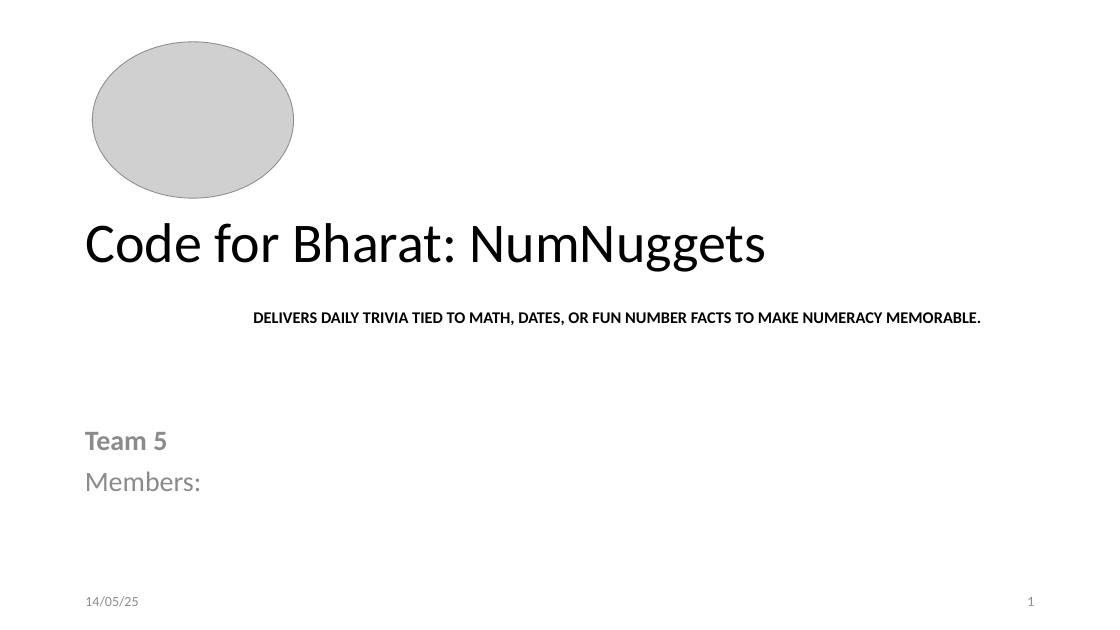
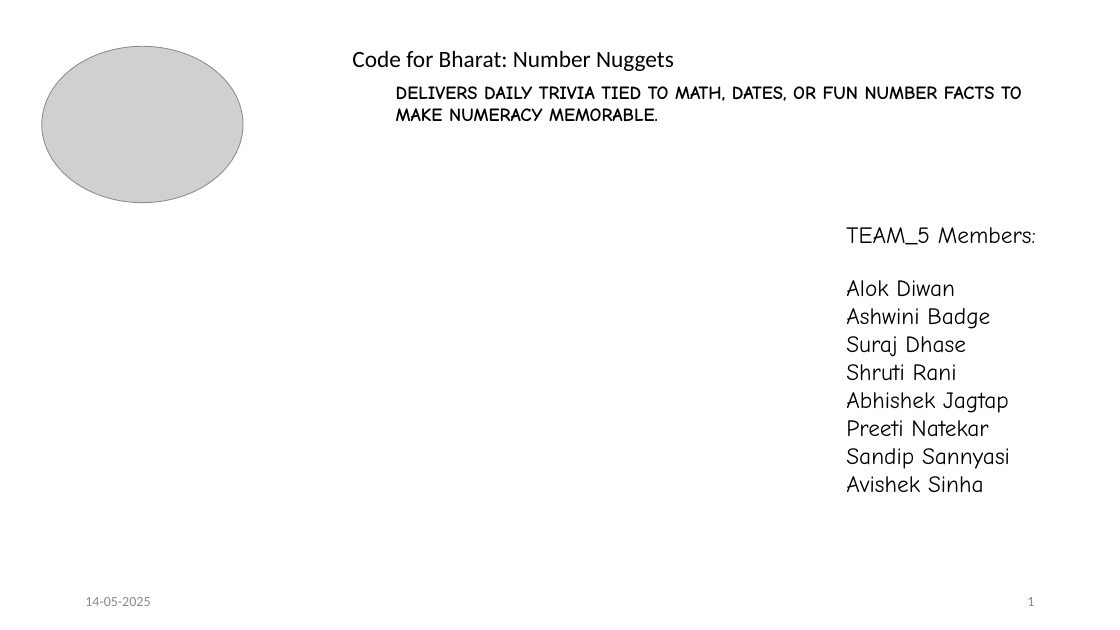
Before and after one commit to codeforbharat1/number_nuggets, a slide deck: slide 1 of Code for Bharat.pptx. Drawn at 1120x630 pixels with LibreOffice and Linux fonts; fonts in the diff are those of the drawing; grey boxes stand for pictures; background and template pictures are left out. Boxes give left, top, right and bottom in pixels: in the first picture for what was removed or moved away, otherwise in the second. Text is boxed around its words. In the diff, an @@ line names an element or a change of style, - is before the commit and + after.

```diff
--- a/Code for Bharat.pptx
+++ b/Code for Bharat.pptx
@@ picture: place and size @@
-picture at bbox=[92, 42, 294, 198]
+picture at bbox=[42, 46, 244, 202]
@@ text added at bbox=[352, 50, 674, 71], 20 pt, text #000000 @@
+Code for Bharat: Number Nuggets
@@ text "DELIVERS DAILY TRIVIA TIED TO ..." at bbox=[396, 86, 1022, 121]: vertical alignment bottom to top @@
@@ text at bbox=[396, 86, 1022, 121]: text changed; size 14 to 16 pt; font Calibri to Comic Neue @@
-Code for Bharat: NumNuggets
-DELIVERS DAILY TRIVIA TIED TO MATH, DATES, OR FUN NUMBER FACTS TO MAKE NUMERACY MEMORABLE.
+DELIVERS DAILY TRIVIA TIED TO MATH, DATES, OR FUN NUMBER FACTS TO MAKE NUMERACY MEMORABLE.
@@ text added at bbox=[846, 227, 1036, 492], 20 pt, text #000000 @@
+TEAM_5 Members:
+Alok Diwan
+Ashwini Badge
+Suraj Dhase
+Shruti Rani
+Abhishek Jagtap
+Preeti Natekar
+Sandip Sannyasi
+Avishek Sinha
@@ text removed at bbox=[85, 432, 202, 491] @@
-Team 5
-Members:
@@ text at bbox=[85, 597, 150, 606]: text changed @@
-14/05/25
+14-05-2025
```
Also in this commit, not shown: 5 other slides changed, 3 slides added, 5 slides removed, 1 other file.
